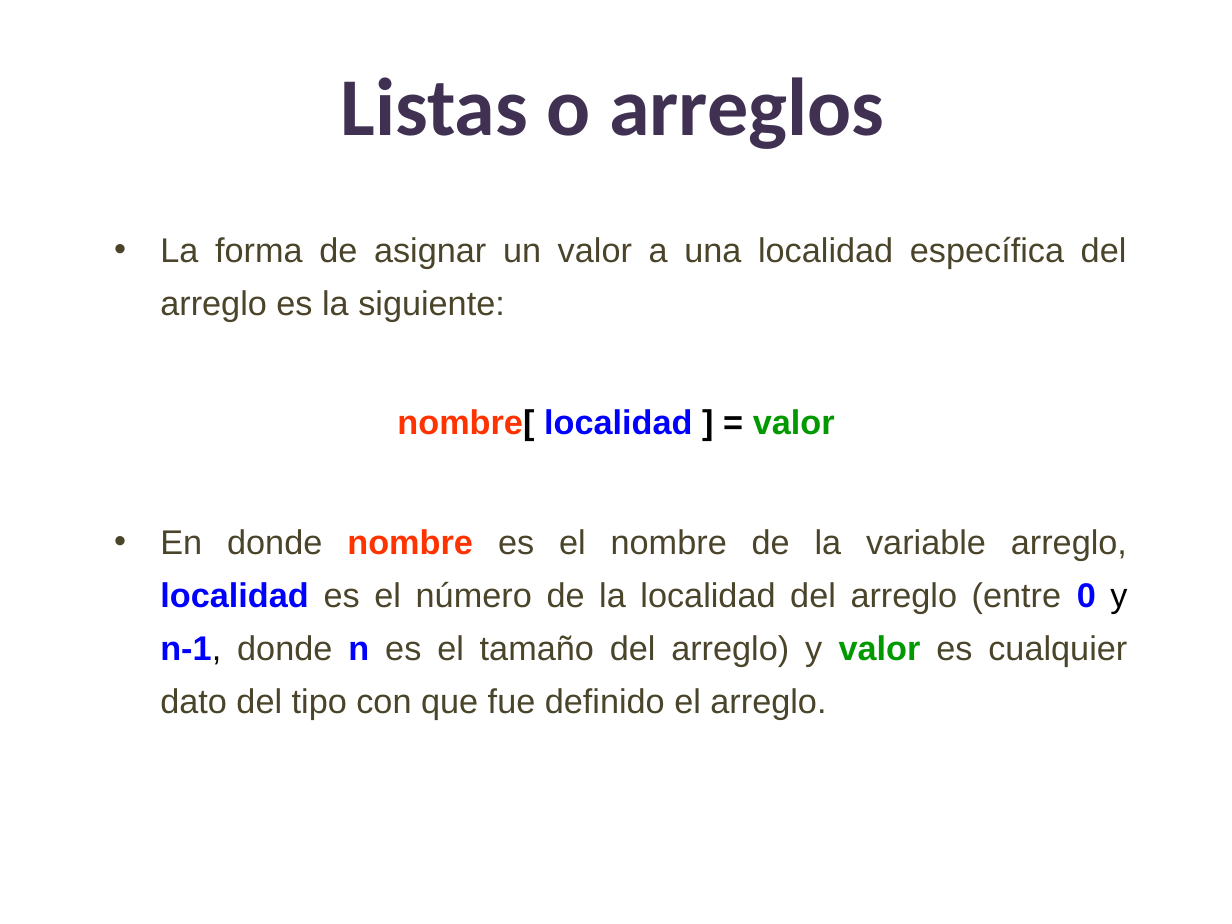
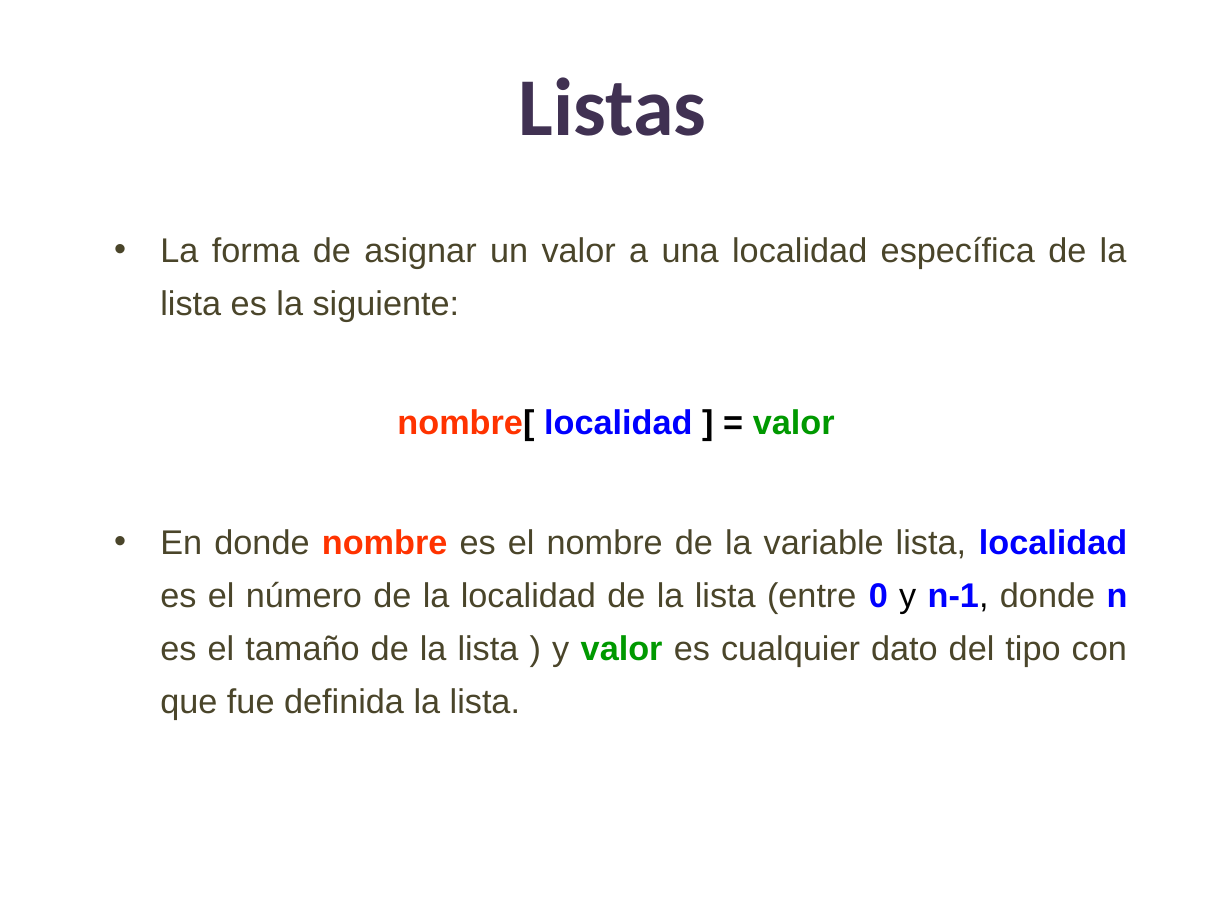
Before and after one commit to lizetheP/Analitica, a slide deck: slide 11 of Calendario2023/presentaciones/7_Listas.pptx. Drawn at 1232x924 pixels with LibreOffice and Linux fonts; fonts in the diff are those of the drawing. Boxes give left, top, right and bottom in pixels: in the first picture for what was removed or moved away, otherwise in the second. Text is boxed around its words. In the diff, an @@ line names an element or a change of style, - is before the commit and + after.

```diff
--- a/Calendario2023/presentaciones/7_Listas.pptx
+++ b/Calendario2023/presentaciones/7_Listas.pptx
@@ title at <box>519,77,706,136</box>: text changed @@
-Listas o arreglos
+Listas
@@ text at <box>160,236,1127,321</box>: text changed @@
-• La forma de asignar un valor a una localidad específica del arreglo es la siguiente:
+• La forma de asignar un valor a una localidad específica de la lista es la siguiente:
@@ text at <box>160,529,1128,720</box>: text changed @@
-• En donde nombre es el nombre de la variable arreglo, localidad es el número de la localidad del arreglo (entre 0 y n-1, donde n es el tamaño del arreglo) y valor es cualquier dato del tipo con que fue definido el arreglo.
+• En donde nombre es el nombre de la variable lista, localidad es el número de la localidad de la lista (entre 0 y n-1, donde n es el tamaño de la lista ) y valor es cualquier dato del tipo con que fue definida la lista.
```
Also in this commit, not shown: 22 other slides changed, 1 other file.
